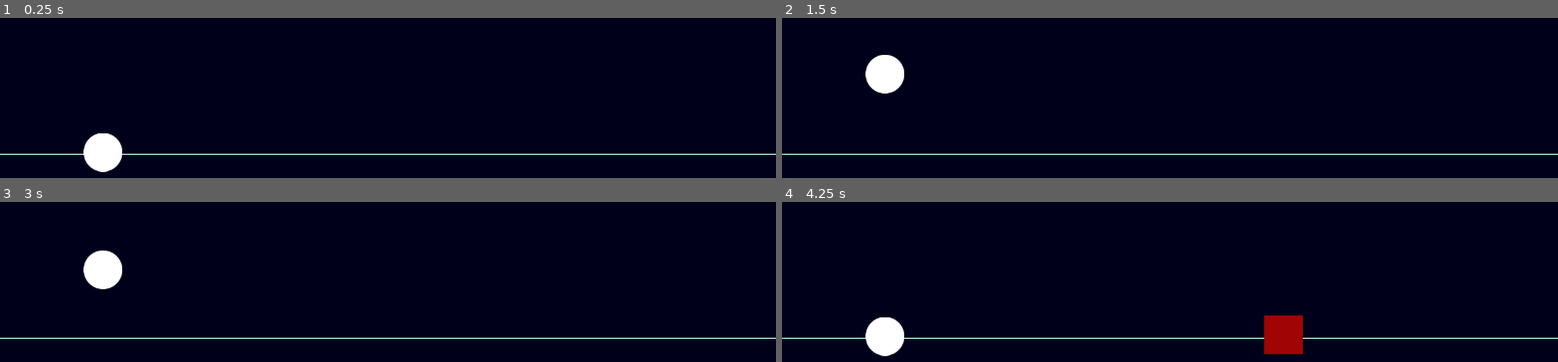
Above: before the commit, frames 1-4 (two rows, left to right).
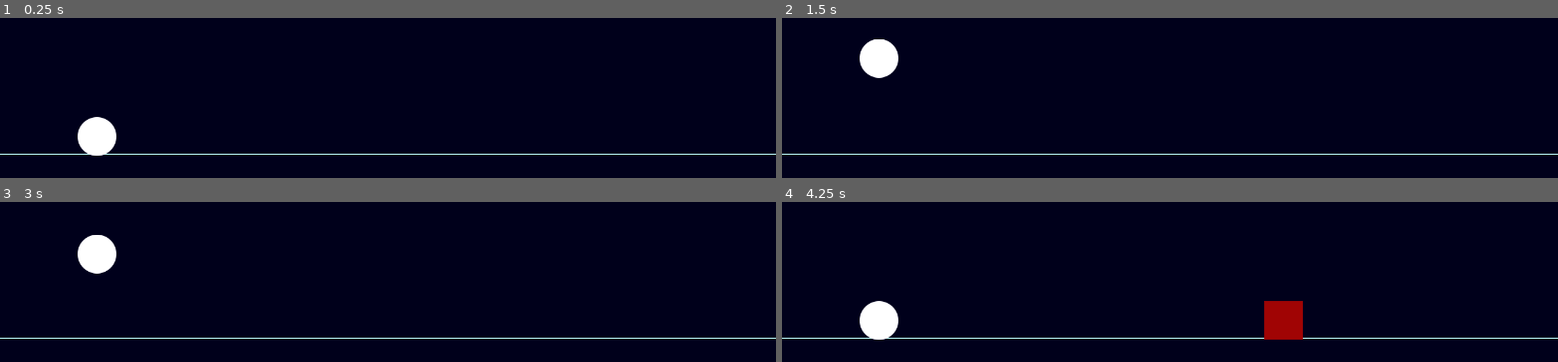
Above: after the commit, the same moments.

Repository: deutandev/Godot-Egg-Roll
Game: Godot game, scene res://src/Main/Main.tscn
Two runs of this game, one before a commit and one after it. Both use one fixed random seed, a clock stepped at 60 frames per second and the inputs below.
Inputs:
- Up to frame 1 (0.25 s): no input
- Up to frame 2 (1.5 s): tap Enter at 0.5 s; tap Space (jump) at 0.77 s
- Up to frame 3 (3 s): tap Space (jump) at 1.52, 2.75 s
- Up to frame 4 (4.25 s): tap Space (jump) at 3.02, 3.77 s

The runs differ from the first frame. In frame 1, 1.1% of the frame differs, in the area x 10-16%, y 61-97%; in frame 2, 1.1%; in frame 3, 1.1%; in frame 4, 2.0%, in the area x 10-68%, y 61-97%.

Commit message:
Obstacle in same y coordinate with Player

Diff:
--- a/src/Main/Main.gd
+++ b/src/Main/Main.gd
@@ -3,7 +3,9 @@
 
 
 const OBSTACLE = preload("res://src/Obstacles/Obstacle.tscn")
+# var player_pos = $PlayerNode.position
 
 func _on_ObstacleTimer_timeout():
 	var obs = OBSTACLE.instance()
+	obs.position.y = $PlayerNode.position.y
 	add_child(obs)
--- a/src/Main/Main.tscn
+++ b/src/Main/Main.tscn
@@ -11,10 +11,10 @@
 script = ExtResource( 2 )
 
 [node name="PlayerNode" parent="." instance=ExtResource( 1 )]
-position = Vector2( 169.897, 568 )
+position = Vector2( 160, 544 )
 
 [node name="Floor" type="StaticBody2D" parent="."]
-position = Vector2( 166.855, 608 )
+position = Vector2( 166.855, 584 )
 collision_mask = 2
 __meta__ = {
 "_edit_group_": true
--- a/src/Player/Player.tscn
+++ b/src/Player/Player.tscn
@@ -4,7 +4,7 @@
 [ext_resource path="res://src/Player/Player.gd" type="Script" id=2]
 
 [sub_resource type="CircleShape2D" id=1]
-radius = 29.596
+radius = 31.5841
 
 [sub_resource type="CircleShape2D" id=2]
 radius = 32.5938
